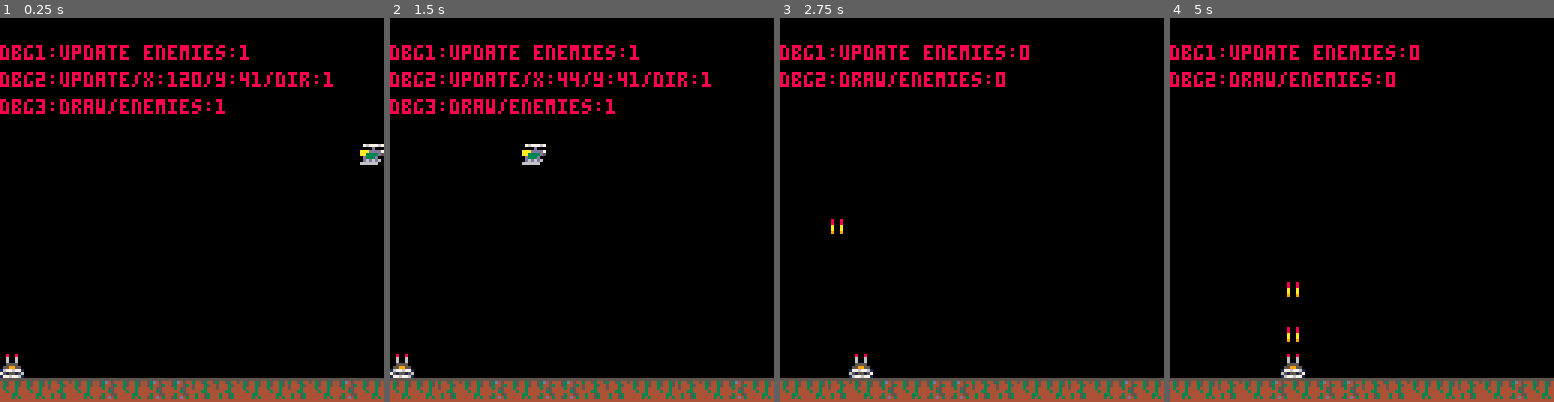
Above: before the commit, frames 1-4 (left to right).
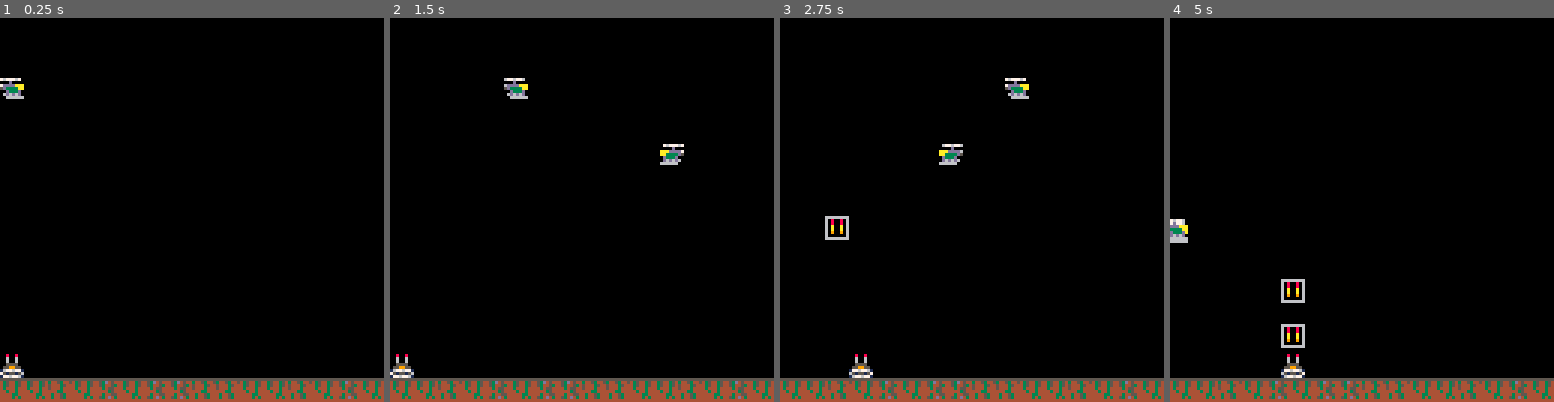
Above: after the commit, the same moments.

Repository: lauripaulo/pico8-games
Game: PICO-8 cartridge picotank/picotank.p8
Two runs of this game, one before a commit and one after it. Both use one fixed random seed, a clock stepped at 60 frames per second and the inputs below.
Inputs:
- Up to frame 1 (0.25 s): no input
- Up to frame 2 (1.5 s): no input
- Up to frame 3 (2.75 s): hold Right 1.6-2.1 s; hold Up 2.15-2.42 s; hold Right from 2.47 s (still down)
- Up to frame 4 (5 s): release Right at 3.03 s; hold Left 3.08-3.58 s; hold Right 4.02-4.68 s; hold Up from 4.73 s (still down)

The runs differ from the first frame. In frame 1, 4.0% of the frame differs, in the area x 0-100%, y 7-39%; in frame 2, 4.2%, in the area x 0-84%, y 7-39%; in frame 3, 2.9%; in frame 4, 2.9%.

Commit message:
Shot collision done.

Diff:
--- a/picotank/main.lua
+++ b/picotank/main.lua
@@ -1,5 +1,6 @@
 -- init
 -- C:\Program Files (x86)\PICO-8\pico8.exe
+-- add(dbg, "update enemies:"..#enemies.list)
 function _init()
     -- constants
     left = 0
@@ -33,7 +34,8 @@
     local lvl = genlevel()
 	add(cfg.levels, lvl)
 
-	add(enemies.list, create_enemy())
+    add(enemies.list, create_enemy())
+    add(enemies.list, create_enemy())
 end
 
 -- >8
@@ -57,9 +59,9 @@
 		y = start_y,
 		shot = false,
 		type = "chooper",
-		sprs = {3, 5},
-		timer = 2,
-		veloc = 2,
+		sprs = {4, 5},
+		timer = 3,
+		veloc = 1,
 		dir = nil
 	}
 	enemy.dir = flr(rnd(2))
@@ -78,11 +80,45 @@
     tics = tics + 1
     update_player()
 	update_shots()
-	update_enemies()
+    update_enemies()
+    update_colision()
+    update_level()
+end
+
+function update_colision()
+    for shot in all(player.shots) do
+        for enemy in all(enemies.list) do
+            local htbox_x1 = shot.x
+            local htbox_x2 = shot.x + 7
+            local htbox_y1 = shot.y
+            --local htbox_y2 = shot.y
+
+            -- x1 is inside enemy box
+            if htbox_x1 >= enemy.x and htbox_x1 <= enemy.x + 7 then
+                if htbox_y1 <= enemy.y + 7 and htbox_y1 >= enemy.y then
+                    del(enemies.list, enemy)
+                    del(player.shots, shot)
+                end
+            end
+            -- x2 is inside enemy box
+            if htbox_x2 >= enemy.x and htbox_x2 <= enemy.x + 7 then
+                if htbox_y1 <= enemy.y + 7 and htbox_y1 >= enemy.y then
+                    del(enemies.list, enemy)
+                    del(player.shots, shot)
+                end
+            end
+        end
+    end
+end
+
+function update_level()
+    if #enemies.list == 0 then
+        add(enemies.list, create_enemy())
+        add(enemies.list, create_enemy())
+    end
 end
 
 function update_enemies()
-	add(dbg, "update enemies:"..#enemies.list)
 	for enemy in all(enemies.list) do
 		if enemy.type == "chooper" then
 			if enemy.dir == 0 then
@@ -96,9 +132,8 @@
 					del(enemies.list, enemy)
 				end
 			end
-			add(dbg, "update/x:"..enemy.x.."/y:"..enemy.y.."/dir:"..enemy.dir)
 		end
-	end
+    end
 end
 
 function update_player()
@@ -143,11 +178,10 @@
 		print("dbg"..i..":"..debug_info, 0, i * 9, 8)
 		i = i + 1
 	end
-	dbg = {}
+	--dbg = {}
 end
 
 function draw_enemies()
-	add(dbg, "draw/enemies:"..#enemies.list)
 	for enemy in all(enemies.list) do
 		if enemy.type == "chooper" then
 			local s = enemy.sprs[1]
@@ -166,6 +200,7 @@
         local s = cfg.shotspr[1]
         if shot.y % 4 == 0 then s = cfg.shotspr[2] end
         spr(s, shot.x, shot.y)
+        rect(shot.x, shot.y, shot.x + 7, shot.y + 7)
     end
 end
 
--- a/picotank/picotank.p8
+++ b/picotank/picotank.p8
@@ -3,6 +3,7 @@
 __lua__
 -- init
 -- C:\Program Files (x86)\PICO-8\pico8.exe
+-- add(dbg, "update enemies:"..#enemies.list)
 function _init()
     -- constants
     left = 0
@@ -36,7 +37,8 @@
     local lvl = genlevel()
 	add(cfg.levels, lvl)
 
-	add(enemies.list, create_enemy())
+    add(enemies.list, create_enemy())
+    add(enemies.list, create_enemy())
 end
 
 -- >8
@@ -60,9 +62,9 @@
 		y = start_y,
 		shot = false,
 		type = "chooper",
-		sprs = {3, 5},
-		timer = 2,
-		veloc = 2,
+		sprs = {4, 5},
+		timer = 3,
+		veloc = 1,
 		dir = nil
 	}
 	enemy.dir = flr(rnd(2))
@@ -81,11 +83,45 @@
     tics = tics + 1
     update_player()
 	update_shots()
-	update_enemies()
+    update_enemies()
+    update_colision()
+    update_level()
+end
+
+function update_colision()
+    for shot in all(player.shots) do
+        for enemy in all(enemies.list) do
+            local htbox_x1 = shot.x
+            local htbox_x2 = shot.x + 7
+            local htbox_y1 = shot.y
+            --local htbox_y2 = shot.y
+
+            -- x1 is inside enemy box
+            if htbox_x1 >= enemy.x and htbox_x1 <= enemy.x + 7 then
+                if htbox_y1 <= enemy.y + 7 and htbox_y1 >= enemy.y then
+                    del(enemies.list, enemy)
+                    del(player.shots, shot)
+                end
+            end
+            -- x2 is inside enemy box
+            if htbox_x2 >= enemy.x and htbox_x2 <= enemy.x + 7 then
+                if htbox_y1 <= enemy.y + 7 and htbox_y1 >= enemy.y then
+                    del(enemies.list, enemy)
+                    del(player.shots, shot)
+                end
+            end
+        end
+    end
+end
+
+function update_level()
+    if #enemies.list == 0 then
+        add(enemies.list, create_enemy())
+        add(enemies.list, create_enemy())
+    end
 end
 
 function update_enemies()
-	add(dbg, "update enemies:"..#enemies.list)
 	for enemy in all(enemies.list) do
 		if enemy.type == "chooper" then
 			if enemy.dir == 0 then
@@ -99,9 +135,8 @@
 					del(enemies.list, enemy)
 				end
 			end
-			add(dbg, "update/x:"..enemy.x.."/y:"..enemy.y.."/dir:"..enemy.dir)
 		end
-	end
+    end
 end
 
 function update_player()
@@ -146,11 +181,10 @@
 		print("dbg"..i..":"..debug_info, 0, i * 9, 8)
 		i = i + 1
 	end
-	dbg = {}
+	--dbg = {}
 end
 
 function draw_enemies()
-	add(dbg, "draw/enemies:"..#enemies.list)
 	for enemy in all(enemies.list) do
 		if enemy.type == "chooper" then
 			local s = enemy.sprs[1]
@@ -169,6 +203,7 @@
         local s = cfg.shotspr[1]
         if shot.y % 4 == 0 then s = cfg.shotspr[2] end
         spr(s, shot.x, shot.y)
+        rect(shot.x, shot.y, shot.x + 7, shot.y + 7)
     end
 end
 
